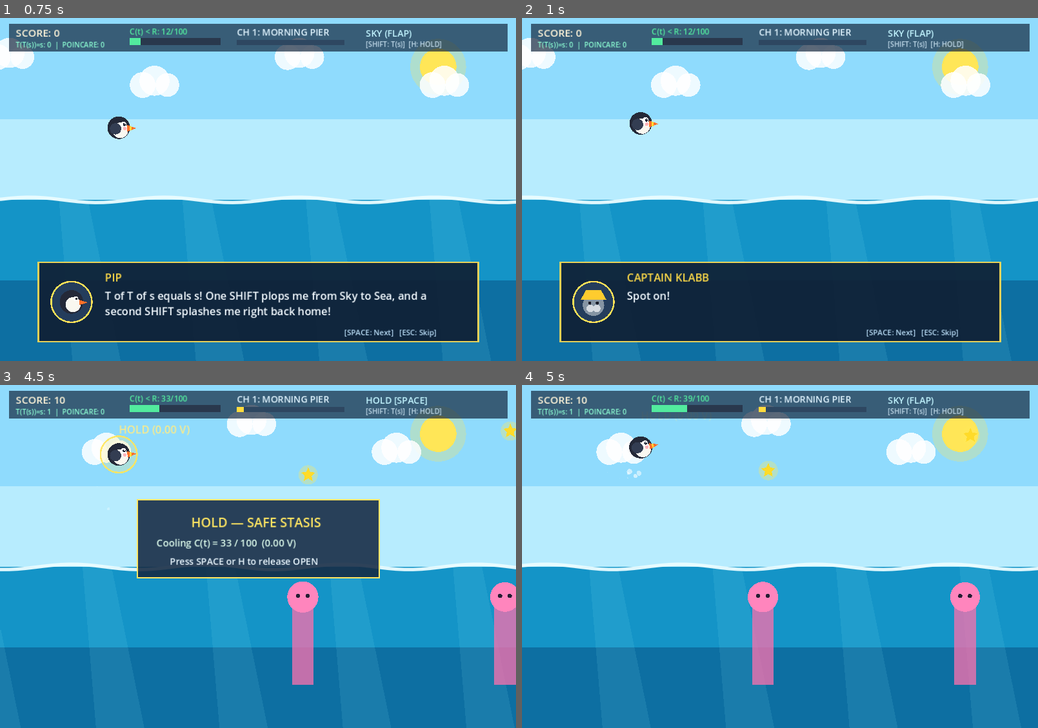
Above: before the commit, frames 1-4 (two rows, left to right).
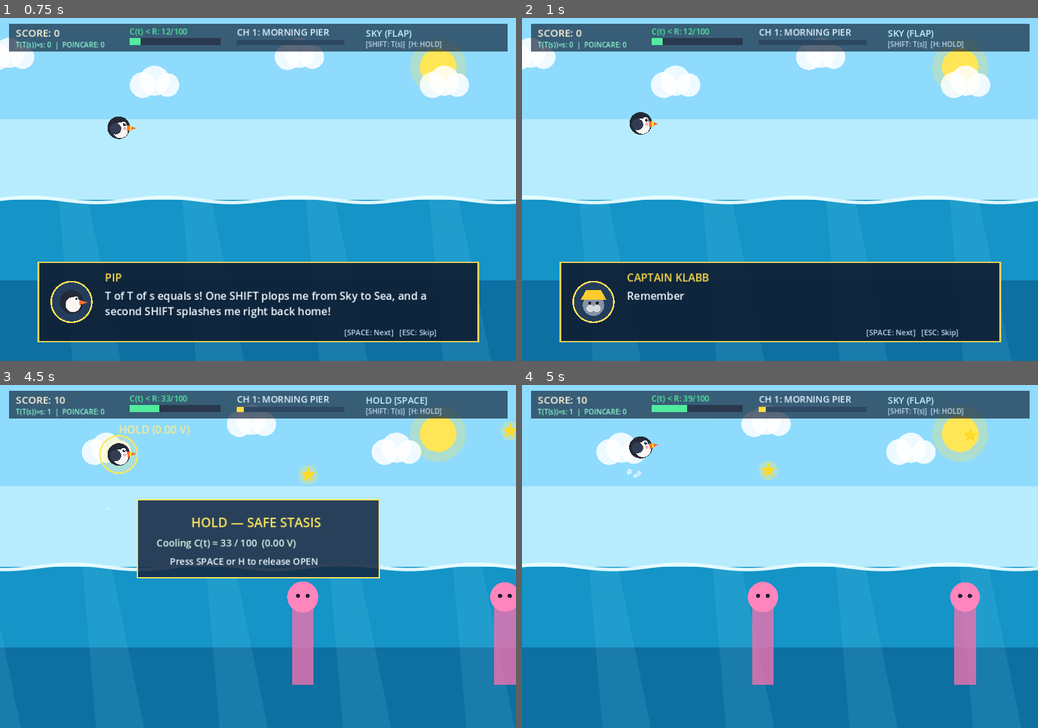
Above: after the commit, the same moments.

Repository: sololys/flap-plopp
Game: Godot game, scene res://scenes/main.tscn
The game is run twice, just before and just after one commit, with the same random seed, the same clock (stepped at 60 frames per second) and the same inputs.
Inputs (mouse positions are in pixels of both pictures, inside the frame that each line leads up to):
- Up to frame 1 (0.75 s): tap Enter at 0.5, 0.6 s; move the mouse to (371, 172) at 0.52 s; hold Up from 0.53 s (still down); click (371, 172) at 0.67 s
- Up to frame 2 (1 s): keep holding Up; tap Space at 0.77 s
- Up to frame 3 (4.5 s): tap Space at 1.07, 1.52, 1.82, 3.02, 3.32, 3.77, 4.07 s; move the mouse to (154, 573) at 1.27 s; release Up at 1.28 s; hold Down 1.28-2.03 s; tap H at 1.35, 4.35 s; move the mouse to (309, 481) at 2.02 s; hold Up 2.03-3.53 s; tap Shift at 2.1 s; move the mouse to (232, 625) at 2.77 s; tap R at 2.85 s; click (232, 625) at 2.92 s; move the mouse to (412, 607) at 3.52 s; hold Down from 3.53 s (still down); tap Enter at 3.6 s; move the mouse to (103, 505) at 4.27 s
- Up to frame 4 (5 s): keep holding Down; tap Space at 4.52, 4.82 s

Frame 1 is identical in both runs. In frame 2, 0.2% of the frame differs, in the area x 20-32%, y 79-84%; in frame 3, less than 0.1%; in frame 4, nothing differs.

Commit message:
Integrate IKS F(s)=1-s involution, 4-indicator fail-closed product & 11.2 Hz HOLD pulse across Godot/Rust/QNX C11

Diff:
--- a/scripts/game_core.gd
+++ b/scripts/game_core.gd
@@ -26,6 +26,7 @@
 const MAX_SPEED := 480.0
 
 const CAPACITY_R := 100.0 # Hard ceiling R: C(t) must remain strictly < R
+const IKS_PULSE_HZ := 11.2 # Architectural heartbeat frequency (visual phase lock)
 
 enum Medium { SKY = 0, SEA = 1 }
 enum Mode { TITLE, DIALOGUE, PLAYING, HOLD, CHAPTER_BANNER, KILL, VICTORY }
@@ -85,12 +86,20 @@
 	chapters = StoryDataScript.get_chapters()
 	reset_to_title()
 
-# Exact involution operator T: T(T(s)) == s for all s in {SKY, SEA}
+# Exact IKS involution F(s) = 1 - s around fixed point 0.5: F(F(s)) == s (zero residual)
 static func apply_involution_T(s: int) -> int:
-	return Medium.SEA if s == Medium.SKY else Medium.SKY
+	return 1 - s
 
 func is_within_capacity() -> bool:
 	return load_c < CAPACITY_R
+
+# Four-indicator product: Pi = chi_HPIS * chi_TOR * chi_WORM * chi_RFM
+func indicator_product(collision_free: bool = true) -> int:
+	var chi_hpis := 1 if is_within_capacity() else 0
+	var chi_tor := 1 if (apply_involution_T(apply_involution_T(medium)) == medium) else 0
+	var chi_worm := 1 if (witness_log.size() >= 0) else 0
+	var chi_rfm := 1 if collision_free else 0
+	return chi_hpis * chi_tor * chi_worm * chi_rfm
 
 func _append_witness(event_name: String, detail: String = "") -> void:
 	witness_log.append({
--- a/scripts/main.gd
+++ b/scripts/main.gd
@@ -371,8 +371,9 @@
 	var tilt := clampf(core.player_vy * 0.0011, -0.55, 0.65)
 	draw_set_transform(pos, tilt, Vector2(squash_x, squash_y))
 	if core.mode == FlapPloppCore.Mode.HOLD:
-		draw_circle(Vector2.ZERO, 34.0, Color(1.0, 0.92, 0.45, 0.24))
-		draw_arc(Vector2.ZERO, 34.0, 0.0, TAU, 32, Color(1.0, 0.90, 0.35, 0.9), 3.0)
+		var pulse_r := 34.0 + sin(core.elapsed * TAU * FlapPloppCore.IKS_PULSE_HZ) * 1.8
+		draw_circle(Vector2.ZERO, pulse_r, Color(1.0, 0.92, 0.45, 0.24))
+		draw_arc(Vector2.ZERO, pulse_r, 0.0, TAU, 32, Color(1.0, 0.90, 0.35, 0.9), 3.0)
 	draw_circle(Vector2.ZERO, 21.0, Color(0.14, 0.16, 0.22))
 	draw_circle(Vector2(3.0, 5.0), 14.5, Color(0.98, 0.97, 0.94))
 	draw_colored_polygon(PackedVector2Array([Vector2(16.0, -5.0), Vector2(33.0, 1.0), Vector2(16.0, 7.0)]), Color(1.0, 0.44, 0.16))
--- a/scripts/story_data.gd
+++ b/scripts/story_data.gd
@@ -86,7 +86,7 @@
 					"speaker": "Captain Klabb",
 					"portrait": "klabb",
 					"pitch": 0.74,
-					"text": "Spot on! Keep your spark load C(t) < R, press H for a safe HOLD bubble anytime, and if C(t) hits R, KILL cuts power to 0.00 V!",
+					"text": "Remember the two-layer rule: HOLD (H) is the calm waiting room to cool C(t) < R. You can't glide past a cliff — when any indicator fails, KILL cuts power to 0.00 V!",
 				},
 			]
 		"ch2_intro":
--- a/tests/test_game_core_headless.gd
+++ b/tests/test_game_core_headless.gd
@@ -12,12 +12,13 @@
 		quit(1)
 
 func _initialize() -> void:
-	# Law 1: Exact involution T(T(s)) == s for all states
-	_assert(FlapPloppCore.apply_involution_T(FlapPloppCore.apply_involution_T(FlapPloppCore.Medium.SKY)) == FlapPloppCore.Medium.SKY, "1. T(T(SKY)) == SKY")
-	_assert(FlapPloppCore.apply_involution_T(FlapPloppCore.apply_involution_T(FlapPloppCore.Medium.SEA)) == FlapPloppCore.Medium.SEA, "2. T(T(SEA)) == SEA")
+	# Law 1: Exact IKS involution F(s) = 1 - s => F(F(s)) == s (zero residual)
+	_assert(FlapPloppCore.apply_involution_T(FlapPloppCore.apply_involution_T(FlapPloppCore.Medium.SKY)) == FlapPloppCore.Medium.SKY, "1. F(F(SKY)) == SKY")
+	_assert(FlapPloppCore.apply_involution_T(FlapPloppCore.apply_involution_T(FlapPloppCore.Medium.SEA)) == FlapPloppCore.Medium.SEA, "2. F(F(SEA)) == SEA")
 
 	var core = FlapPloppCore.new(1337)
 	_assert(core.mode == FlapPloppCore.Mode.TITLE, "3. Starts in TITLE")
+	_assert(core.indicator_product(true) == 1 and core.indicator_product(false) == 0, "3b. Four-indicator product fail-closed")
 
 	# Story dialogue & banner
 	core.start_story()
Not shown, changed: c11_qnx/flap_plopp_qnx_gate.c
Not shown, changed: rust/millennium_gate_v1.rs
